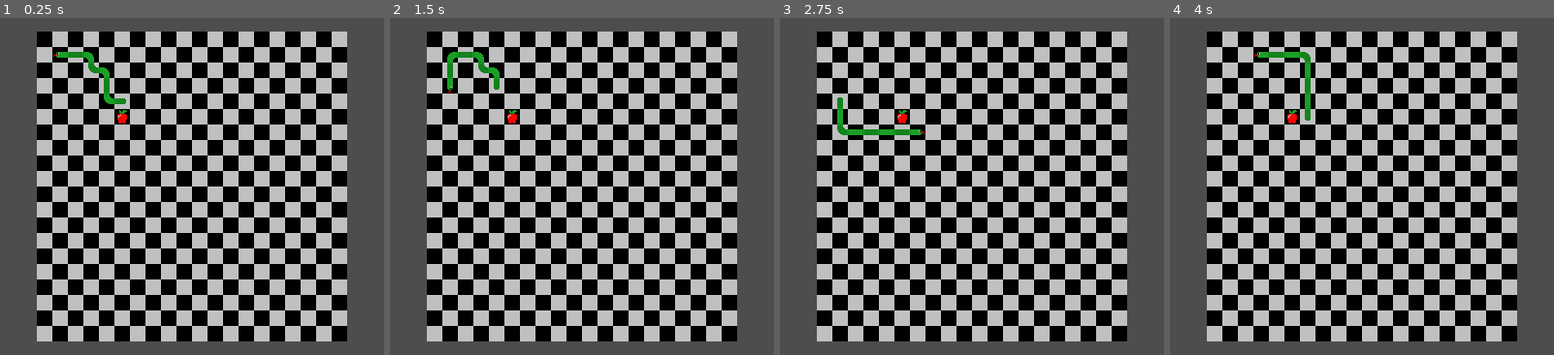
Above: before the commit, frames 1-4 (left to right).
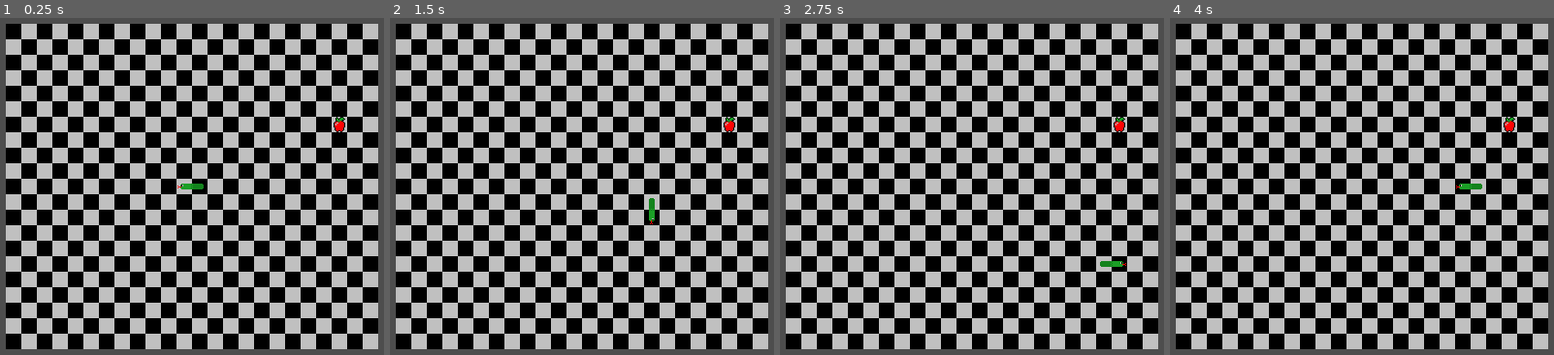
Above: after the commit, the same moments.

Repository: CattacoCattaco/Snake-Reborn
Game: Godot game, scene res://main.tscn
The game is run twice, just before and just after one commit, with the same random seed, the same clock (stepped at 60 frames per second) and the same inputs.
Inputs (mouse positions are in pixels of both pictures, inside the frame that each line leads up to):
- Up to frame 1 (0.25 s): no input
- Up to frame 2 (1.5 s): tap Enter at 0.5 s; move the mouse to (720, 169) at 0.52 s; hold Right (move_right) 0.53-1.28 s; tap Alt at 0.6 s; click (720, 169) at 0.67 s; move the mouse to (459, 203) at 1.27 s; hold Down (move_down) from 1.28 s (still down); tap Shift at 1.35 s
- Up to frame 3 (2.75 s): move the mouse to (1033, 108) at 2.02 s; release Down (move_down) at 2.03 s; hold Right (move_right) from 2.03 s (still down); tap Alt at 2.1 s
- Up to frame 4 (4 s): move the mouse to (1331, 257) at 2.77 s; release Right (move_right) at 2.78 s; hold Up (move_up) 2.78-3.53 s; tap Shift at 2.85 s; click (1331, 257) at 2.92 s; move the mouse to (1546, 240) at 3.52 s; hold Left (move_left) from 3.53 s (still down); tap Alt at 3.6 s

The runs differ from the first frame. In frame 1, 57% of the frame differs, in the area x 1-99%, y 1-99%; in frame 2, 57%; in frame 3, 57%; in frame 4, 57%.

Commit message:
Add Apple Growth
Now when the snake moves into an apple, it gets longer and a new apple appears

Diff:
--- a/tile_map/snake_tile_map.gd
+++ b/tile_map/snake_tile_map.gd
@@ -6,7 +6,7 @@
 @export var light_palette: Texture2D
 @export var dark_palette: Texture2D
 
-@export var board_size := Vector2i(20, 20)
+@export var board_size := Vector2i(24, 21)
 
 var move_timer: Timer
 var current_move_dir: Vector2i
@@ -32,11 +32,10 @@
 			tile.fg_sprite.flip_h = false
 			tile.fg_sprite.flip_v = false
 
-	snake = [Vector2i(1, 1), Vector2i(2, 1), Vector2i(3, 1), Vector2i(3, 2), Vector2i(4, 2),
-			Vector2i(4, 3), Vector2i(4, 4), Vector2i(5, 4)]
+	snake = [Vector2i(11, 10), Vector2i(12, 10)]
 	draw_snake()
 
-	set_tile(Vector2i(5, 5), Tile.APPLE, true, false, false)
+	place_apple()
 
 	move_timer = Timer.new()
 	add_child(move_timer)
@@ -56,7 +55,7 @@
 
 
 func change_snake_dir(dir: Vector2i) -> void:
-	if current_move_dir == dir or current_move_dir == -dir:
+	if current_move_dir == dir or (current_move_dir == -dir and len(snake) > 2):
 		return
 
 	current_move_dir = dir
@@ -76,7 +75,11 @@
 		print("Can't move into self")
 		return
 
-	clear_tile(snake[-1])
+	var ate: bool = new_head_tile.has_apple()
+	var old_tale: Vector2i = snake[-1]
+
+	if not ate:
+		clear_tile(snake[-1])
 
 	for i in range(len(snake) - 1, 0, -1):
 		snake[i] = snake[i - 1]
@@ -84,8 +87,13 @@
 		tile.color_palette = light_palette if tile.color_palette == dark_palette else dark_palette
 
 	snake[0] = new_head
+	if ate:
+		snake.append(old_tale)
+		place_apple()
+
 	draw_head()
-	draw_segment(1, false)
+	if len(snake) > 2:
+		draw_segment(1, false)
 	draw_tail(len(snake) % 2 == 1)
 
 	reset_move_timer()
@@ -143,6 +151,19 @@
 	set_tile(snake[-1], sprite_coords, is_light, flip_h, flip_v)
 
 
+func place_apple() -> void:
+	var pos: Vector2i
+
+	pos.x = randi_range(0, board_size.x - 1)
+	pos.y = randi_range(0, board_size.y - 1)
+
+	while get_tile(pos).has_snake():
+		pos.x = randi_range(0, board_size.x - 1)
+		pos.y = randi_range(0, board_size.y - 1)
+
+	set_tile(pos, Tile.APPLE, true, false, false)
+
+
 func clear_tile(pos: Vector2i) -> void:
 	set_tile(pos, Tile.EMPTY, false, false, false)
 
